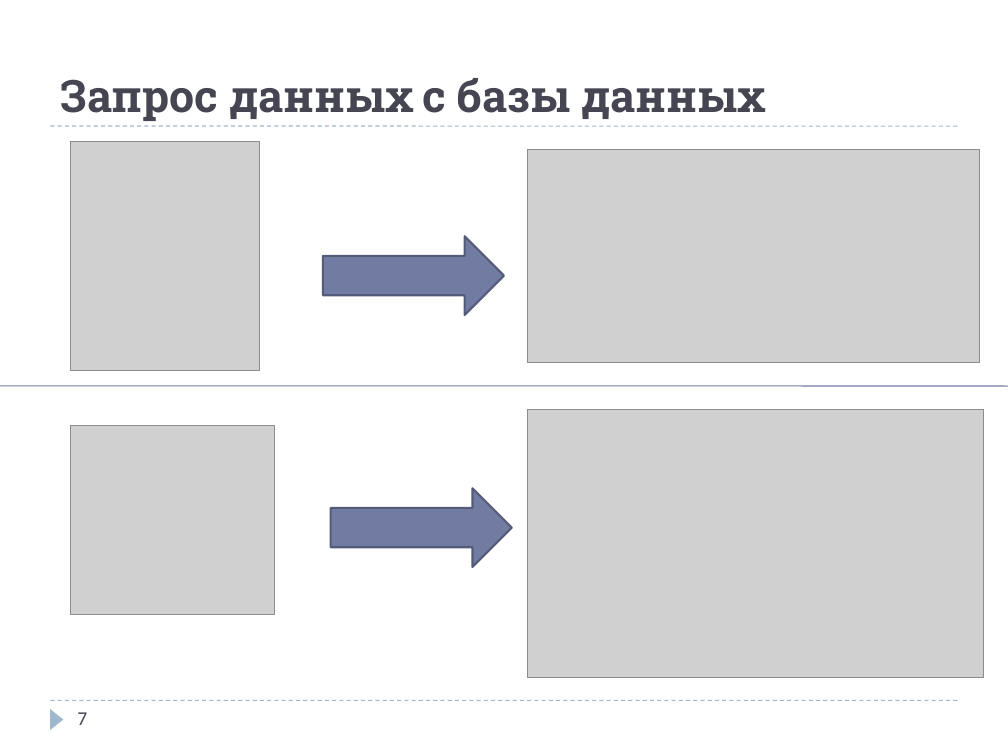
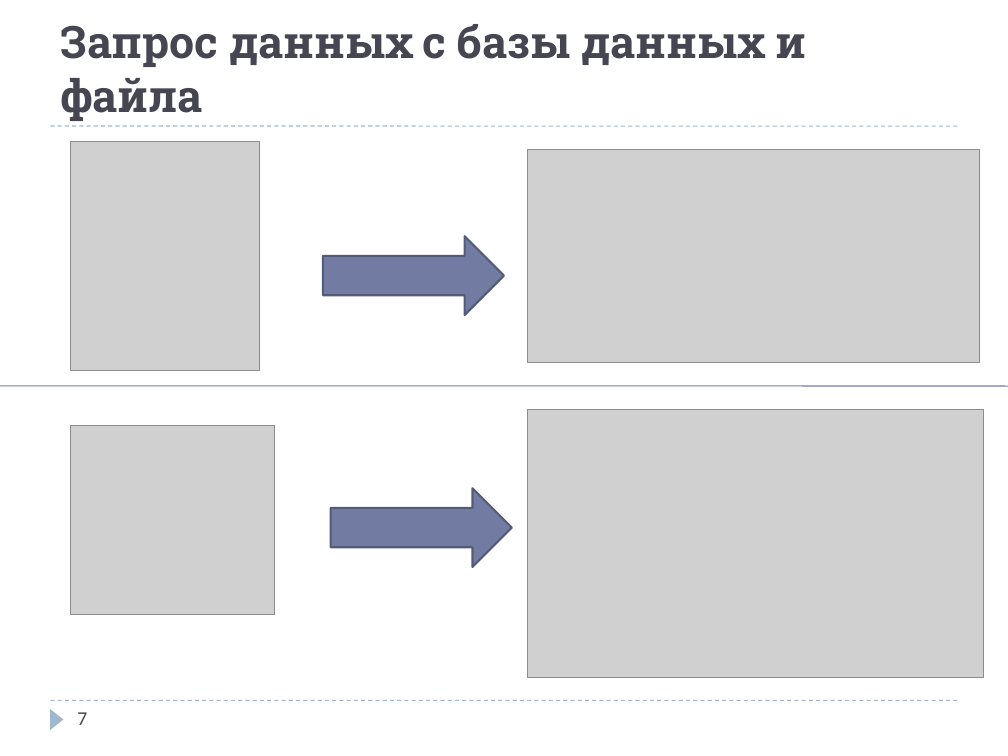
Before and after one commit to egorsh0/svg-map, a slide deck: slide 7 of docs/2016ВКР230618ШОХИН.pptx. Drawn at 1008x756 pixels with LibreOffice and Linux fonts; fonts in the diff are those of the drawing; grey boxes stand for pictures. Boxes give left, top, right and bottom in pixels: in the first picture for what was removed or moved away, otherwise in the second. Text is boxed around its words. In the diff, an @@ line names an element or a change of style, - is before the commit and + after.

```diff
--- a/docs/2016ВКР230618ШОХИН.pptx
+++ b/docs/2016ВКР230618ШОХИН.pptx
@@ title at box(60, 24, 806, 121): text changed @@
-Запрос данных с базы данных
+Запрос данных с базы данных и файла
```
Also in this commit, not shown: 6 other slides changed, 1 other file.
